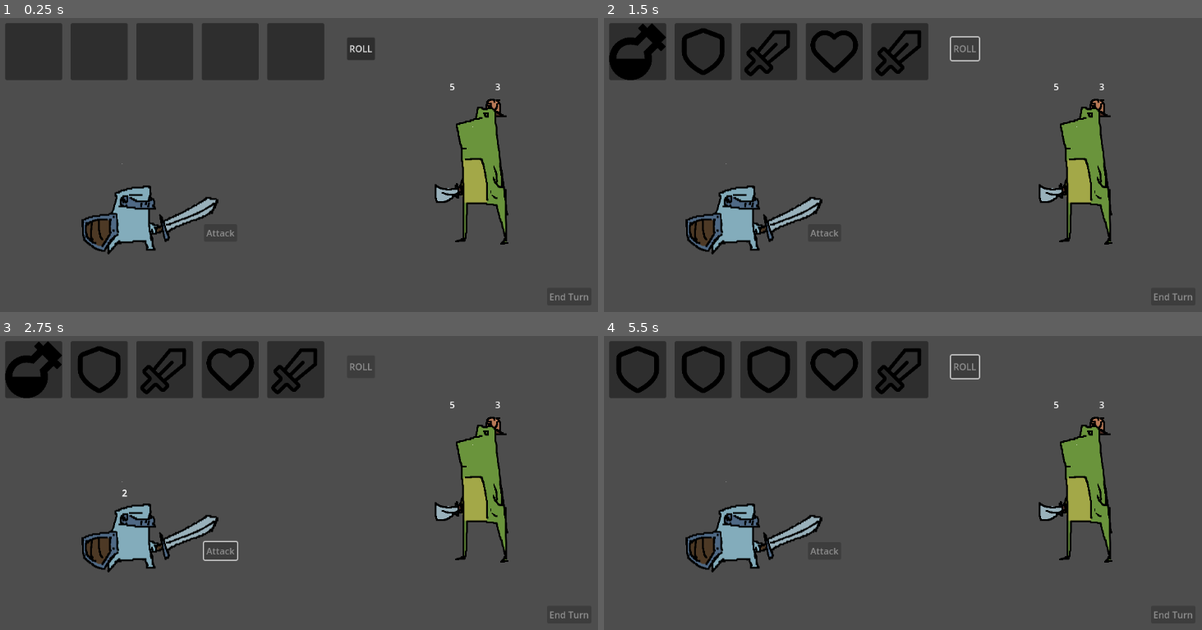
Above: before the commit, frames 1-4 (two rows, left to right).
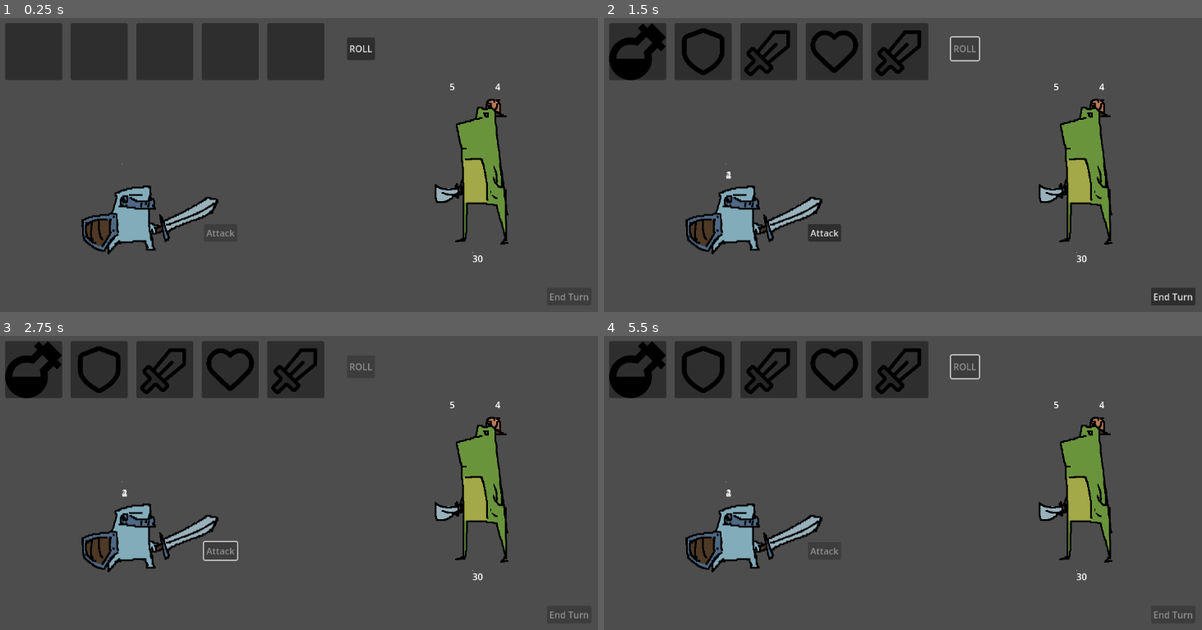
Above: after the commit, the same moments.

Repository: peteler/SlotRoguelike
Game: Godot game, scene res://scenes/battle/battle.tscn
Same seed, same stepped clock (60 frames per second), same inputs: the game is played once before the commit and once after it. The engine's default icon, where the game draws it, is replaced by a stand-in: a white triangle on a blue panel in a dark square.
Inputs (mouse positions are in pixels of both pictures, inside the frame that each line leads up to):
- Up to frame 1 (0.25 s): no input
- Up to frame 2 (1.5 s): click "ROLL" at 0.5 s; move the mouse to (1076, 170) at 1.27 s; click (1076, 170) at 1.42 s
- Up to frame 3 (2.75 s): click (221, 550) at 2 s, where only the run after the commit has a clickable "Attack"
- Up to frame 4 (5.5 s): tap Enter at 2.75 s; move the mouse to (735, 538) at 2.77 s; click (735, 538) at 2.92 s; click (1172, 615) at 3.5 s, where only the run before the commit has a clickable "End Turn"; tap Space at 4.25 s; move the mouse to (986, 430) at 4.27 s; click (986, 430) at 4.42 s; click (962, 365) at 5 s, where only the run before the commit has a clickable "ROLL"

The runs differ from the first frame. In frame 1, less than 0.1% of the frame differs, in the area x 78-84%, y 22-84%; in frame 2, 0.2%; in frame 3, less than 0.1%; in frame 4, 1.3%, in the area x 0-84%, y 1-84%.

Commit message:
stats_ui updated (added healthbar and ui placement resource), character/enemy_data decoupling finished

Diff:
--- a/custom_resources/enemies/EnemyDataResources/bad_frog.tres
+++ b/custom_resources/enemies/EnemyDataResources/bad_frog.tres
@@ -8,18 +8,25 @@
 
 [resource]
 script = ExtResource("3_hmm64")
-enemy_name = "bad_frog"
-enemy_sprite = ExtResource("1_12onl")
+ai_type = "aggressive"
+attack_frequency = 0.8
+special_ability_cooldown = 3
+possible_actions = Array[ExtResource("2_27c08")]([ExtResource("3_27c08")])
+action_weights = Array[int]([])
+symbol_rewards = Array[ExtResource("4_lyes3")]([])
+reward_count = 1
+character_name = "bad frog"
+sprite = ExtResource("1_12onl")
 max_health = 30
 base_attack = 5
-base_block = 3
+base_block = 4
 collision_offset = null
 collision_scale = null
 auto_fit_collision = null
 stats_ui_offset = Vector2(0, 0)
 stats_ui_anchor = null
 stats_ui_scale = null
-health_bar_local_offset = Vector2(0, -10)
+health_bar_local_offset = Vector2(0, 210)
 attack_display_local_offset = Vector2(-40, -100)
 block_display_local_offset = Vector2(40, -100)
 enable_auto_placement = true
@@ -30,11 +37,4 @@
 large_sprite_collision_scale = null
 small_sprite_stats_offset = null
 small_sprite_collision_scale = null
-ai_type = "aggressive"
-attack_frequency = 0.8
-special_ability_cooldown = 3
-possible_actions = Array[ExtResource("2_27c08")]([ExtResource("3_27c08")])
-action_weights = Array[int]([])
-symbol_rewards = Array[ExtResource("4_lyes3")]([])
-reward_count = 1
 metadata/_custom_type_script = "uid://d2qm6v54ljiyl"
--- a/scenes/Characters/character.gd
+++ b/scenes/Characters/character.gd
@@ -1,13 +1,14 @@
-# Character.gd
+# Character.gd - abstract class that all characters inherit from, NO EXPORT VAR
 class_name Character
 extends Area2D # We keep Area2D as the root for the built-in targeting.
 
-@export var max_health: int = 100
+var max_health: int
 
 var current_health: int:
 	set(value):
 		current_health = clampi(value, 0, max_health)
-		Global.character_health_changed.emit(self, current_health, max_health)
+		print("current health, max health for ", self, " is: ", current_health, max_health)
+		Global.character_health_updated.emit(self, current_health, max_health)
 		if current_health == 0:
 			Global.character_died.emit(self)
 
@@ -21,13 +22,104 @@
 		attack = value
 		Global.character_attack_updated.emit(self, attack)
 
+@onready var sprite: Sprite2D = $Sprite2D
+@onready var collision_shape: CollisionShape2D = $CollisionShape2D
+@onready var stats_ui: Control = $StatsUI
+
 func _ready():
 	# Connect the built-in Area2D signal to our targeting function
 	self.input_event.connect(_on_input_event)
-	# Initialize stats
-	self.current_health = max_health
-	self.block = 0
-	self.attack = 0
+
+# --- Stats & UI initialization from character_data ---
+
+func initialize_character(character_data: CharacterData):
+	"""Initialize character stats from CharacterData resource"""
+	if not character_data:
+		push_error("character has no CharacterData assigned!")
+		return
+
+	# init stats
+	max_health = character_data.max_health
+	current_health = max_health
+	block = character_data.base_block
+	attack = character_data.base_attack
+	print("finished setting up stats for: ", character_data.character_name)
+
+	# Set sprite if available
+	if sprite and character_data.sprite:
+		sprite.texture = character_data.sprite
+
+	# Apply CollisionShape and Stats UI configuration
+	apply_ui_placement(character_data)
+
+func apply_ui_placement(character_data: CharacterData):
+	"""
+	Applies UI placement configuration from EnemyData.
+	Called once from initialize_from_data().
+	"""
+	if not character_data or not sprite:
+		push_error("Missing CharacterData or Sprite2D for UI placement!")
+		return
+
+	# Get the sprite's bounding box in its local coordinate system.
+	var sprite_rect = sprite.get_rect()
+	var sprite_size = sprite_rect.size
+
+	print("Applying UI placement for ", character_data.character_name, " - Sprite size: ", sprite_size)
+
+	# Apply CollisionShape configuration
+	if collision_shape:
+		if character_data.auto_fit_collision:
+			# Auto-fit the collision shape to the sprite's size and scale.
+			collision_shape.shape = character_data.create_auto_collision_shape(sprite_size)
+			collision_shape.scale = character_data.get_effective_collision_scale(sprite_size)
+		elif character_data.custom_collision_shape:
+			# Use a manually defined collision shape from the resource.
+			collision_shape.shape = character_data.custom_collision_shape
+			collision_shape.scale = character_data.collision_scale
+
+		# Set the collision shape's position relative to the sprite.
+		collision_shape.position = sprite.position + character_data.collision_offset
+
+	# Apply Stats UI placement
+	if stats_ui:
+		# Get the correct offset based on sprite size.
+		var effective_offset = character_data.get_effective_stats_offset(sprite_size)
+
+		# Get the anchor position relative to the sprite's local coordinates.
+		var anchor_pos = character_data.get_anchor_position(character_data.stats_ui_anchor, sprite_rect)
+
+		# The stats UI is a child of the enemy node, so its position is relative to the enemy.
+		# This positioning is correct for a UI node placed as a sibling to the Sprite2D.
+		stats_ui.position = anchor_pos + effective_offset
+		stats_ui.scale = character_data.stats_ui_scale
+
+		print("Stats UI positioned at: ", stats_ui.position, " (anchor: ", character_data.stats_ui_anchor, ")")
+
+	# Setup individual UI components within StatsUI
+	setup_stats_ui_components(character_data)
+
+func setup_stats_ui_components(character_data: CharacterData):
+	"""Position individual components within the StatsUI"""
+	if not stats_ui:
+		return
+
+	# Find health bar component
+	var health_bar = stats_ui.get_node_or_null("HealthBar")
+	if health_bar:
+		health_bar.position = character_data.health_bar_local_offset
+
+	# Find attack display component
+	var attack_display = stats_ui.get_node_or_null("AttackDisplay")
+	if attack_display:
+		attack_display.position = character_data.attack_display_local_offset
+
+	# Find block display component
+	var block_display = stats_ui.get_node_or_null("BlockDisplay")
+	if block_display:
+		block_display.position = character_data.block_display_local_offset
+
+	print("Configured UI components with local offsets")
 
 # --- Core Combat Functions ---
 
--- a/scenes/Characters/enemy.gd
+++ b/scenes/Characters/enemy.gd
@@ -8,10 +8,6 @@
 var action_cooldowns: Dictionary = {}  # Track cooldowns for each action
 var turns_since_last_special: int = 0
 
-## Visuals and Placement
-@onready var sprite: Sprite2D = $Sprite2D
-@onready var collision_shape: CollisionShape2D = $CollisionShape2D
-@onready var stats_ui: Control = $StatsUI
 
 ## Intent display (UI element)
 @onready var intent_display: Control = $IntentDisplay
@@ -20,106 +16,26 @@
 	super._ready()  # Call Character._ready()
 
 	if enemy_data:
-		# using a deferred call to ensure the sprite texture is loaded.
-		call_deferred("initialize_from_data")
-
-func initialize_from_data():
-	"""Initialize enemy stats from EnemyData resource"""
+		initialize_character(enemy_data)
+		call_deferred("initialize_from_enemy_data")
+	else:
+		push_error("Enemy has no EnemyData assigned!")
+
+func initialize_from_enemy_data():
+	"""Initialize enemy specific features from EnemyData resource"""
 	if not enemy_data:
 		push_error("Enemy has no EnemyData assigned!")
 		return
-
-	# init stats
-	max_health = enemy_data.max_health
-	current_health = max_health
-	block = enemy_data.base_block
-	attack = enemy_data.base_attack
-
-	# Set sprite if available
-	if sprite and enemy_data.sprite:
-		sprite.texture = enemy_data.sprite
 
 	# Initialize action cooldowns
 	for action in enemy_data.possible_actions:
 		action_cooldowns[action] = 0
 
-	# Apply CollisionShape and Stats UI configuration
-	apply_ui_placement()
-
-func apply_ui_placement():
-	"""
-	Applies UI placement configuration from EnemyData.
-	Called once from initialize_from_data().
-	"""
-	if not enemy_data or not sprite:
-		push_error("Missing EnemyData or Sprite2D for UI placement!")
-		return
-
-	# Get the sprite's bounding box in its local coordinate system.
-	var sprite_rect = sprite.get_rect()
-	var sprite_size = sprite_rect.size
-
-	print("Applying UI placement for ", enemy_data.character_name, " - Sprite size: ", sprite_size)
-
-	# Apply CollisionShape configuration
-	if collision_shape:
-		if enemy_data.auto_fit_collision:
-			# Auto-fit the collision shape to the sprite's size and scale.
-			collision_shape.shape = enemy_data.create_auto_collision_shape(sprite_size)
-			collision_shape.scale = enemy_data.get_effective_collision_scale(sprite_size)
-		elif enemy_data.custom_collision_shape:
-			# Use a manually defined collision shape from the resource.
-			collision_shape.shape = enemy_data.custom_collision_shape
-			collision_shape.scale = enemy_data.collision_scale
-
-		# Set the collision shape's position relative to the sprite.
-		collision_shape.position = sprite.position + enemy_data.collision_offset
-
-	# Apply Stats UI placement
-	if stats_ui:
-		# Get the correct offset based on sprite size.
-		var effective_offset = enemy_data.get_effective_stats_offset(sprite_size)
-
-		# Get the anchor position relative to the sprite's local coordinates.
-		var anchor_pos = enemy_data.get_anchor_position(enemy_data.stats_ui_anchor, sprite_rect)
-
-		# The stats UI is a child of the enemy node, so its position is relative to the enemy.
-		# This positioning is correct for a UI node placed as a sibling to the Sprite2D.
-		stats_ui.position = anchor_pos + effective_offset
-		stats_ui.scale = enemy_data.stats_ui_scale
-
-		print("Stats UI positioned at: ", stats_ui.position, " (anchor: ", enemy_data.stats_ui_anchor, ")")
-
-	# Setup individual UI components within StatsUI
-	setup_stats_ui_components()
-
-func setup_stats_ui_components():
-	"""Position individual components within the StatsUI"""
-	if not stats_ui:
-		return
-
-	# Find health bar component
-	var health_bar = stats_ui.get_node_or_null("HealthBar")
-	if health_bar:
-		health_bar.position = enemy_data.health_bar_local_offset
-
-	# Find attack display component
-	var attack_display = stats_ui.get_node_or_null("AttackDisplay")
-	if attack_display:
-		attack_display.position = enemy_data.attack_display_local_offset
-
-	# Find block display component
-	var block_display = stats_ui.get_node_or_null("BlockDisplay")
-	if block_display:
-		block_display.position = enemy_data.block_display_local_offset
-
-	print("Configured UI components with local offsets")
-
 # --- Turn Management (called by BattleManager) ---
 
 func start_turn():
 	"""Called by BattleManager when it's this enemy's turn"""
-	# is_my_turn = true
+	print("entered start_turn for, ", self)
 
 	# Reduce cooldowns at start of turn
 	update_cooldowns()
--- a/scenes/battle/SlotMachine/slot_machine.gd
+++ b/scenes/battle/SlotMachine/slot_machine.gd
@@ -72,7 +72,7 @@
 			print("Warning: Symbol pool is empty!")
 
 		# Wait for a short duration to create the left-to-right effect.
-		await get_tree().create_timer(0.2).timeout
+		await get_tree().create_timer(0.05).timeout
 
 	# 4. Emit the signal with the final, aggregated results.
 	Global.slot_roll_completed.emit(symbols_rolled)
--- a/scenes/battle/battle_manager.gd
+++ b/scenes/battle/battle_manager.gd
@@ -125,7 +125,7 @@
 	# Process remaining symbols in order
 	for symbol in symbols:
 		if !symbol.is_instant_effect:
-			await _process_symbol_with_delay(symbol, 0.3)
+			await _process_symbol_with_delay(symbol, 0.1)
 	enter_state(State.PLAYER_ACTION)
 
 # Attack button handler
@@ -355,6 +355,7 @@
 		var enemy_instance = create_enemy_from_spawn(enemy_spawn)
 		if enemy_instance:
 			enemies_container.add_child(enemy_instance)
+			print("added ", enemy_instance, " as child")
 
 func create_enemy_from_spawn(enemy_spawn: EnemySpawn) -> Enemy:
 	"""Create an enemy instance from spawn configuration"""
@@ -452,7 +453,9 @@
 	"""
 
 	for enemy in turn_order:
+		print("inside execute_enemy_turns loop")
 		if enemy.is_alive():
+			print("inside execute_enemy_turns loop, enemy is alive")
 			await enemy.start_turn()
 
 	Global.all_enemy_turns_completed.emit()
--- a/scenes/battle/stats_ui.gd
+++ b/scenes/battle/stats_ui.gd
@@ -10,6 +10,7 @@
 func _ready():
 	Global.character_block_updated.connect(_on_character_block_updated)
 	Global.character_attack_updated.connect(_on_character_attack_updated)
+	Global.character_health_updated.connect(_on_character_health_updated)
 
 	character = get_parent() as Character
 	if character:
@@ -28,7 +29,7 @@
 		attack_label.text = str(attack)
 		attack_label.visible = attack > 0
 
-func _on_character_health_changed(updated_character: Character, health: int, max_health: int):
+func _on_character_health_updated(updated_character: Character, health: int, max_health: int):
 	print("Signal received for health update. Character: ", updated_character.name, ", health: ", health)
 	if updated_character == character:
 		health_label.text = str(health)
--- a/scenes/battle/stats_ui.tscn
+++ b/scenes/battle/stats_ui.tscn
@@ -12,6 +12,17 @@
 offset_right = 261.0
 offset_bottom = 295.0
 script = ExtResource("1_6l4ln")
+
+[node name="HealthBar" type="TextureProgressBar" parent="."]
+layout_mode = 0
+offset_right = 40.0
+offset_bottom = 40.0
+texture_under = SubResource("CanvasTexture_6l4ln")
+
+[node name="HealthLabel" type="Label" parent="HealthBar"]
+layout_mode = 0
+offset_right = 40.0
+offset_bottom = 23.0
 
 [node name="AttackDisplay" type="HBoxContainer" parent="."]
 layout_mode = 0
@@ -35,14 +46,3 @@
 layout_mode = 0
 offset_right = 40.0
 offset_bottom = 40.0
-
-[node name="HealthBar" type="TextureProgressBar" parent="."]
-layout_mode = 0
-offset_right = 40.0
-offset_bottom = 40.0
-texture_under = SubResource("CanvasTexture_6l4ln")
-
-[node name="HealthLabel" type="Label" parent="HealthBar"]
-layout_mode = 0
-offset_right = 40.0
-offset_bottom = 23.0
--- a/scripts/global.gd
+++ b/scripts/global.gd
@@ -8,7 +8,7 @@
 # Character Events
 signal character_targeted(character: Character)
 signal character_died(character: Character)
-signal character_health_changed(character: Character, current_health: int, max_health: int)
+signal character_health_updated(character: Character, current_health: int, max_health: int)
 signal character_block_updated(character: Character, block_amount: int)
 signal character_attack_updated(character: Character, attack_amount: int)
 
